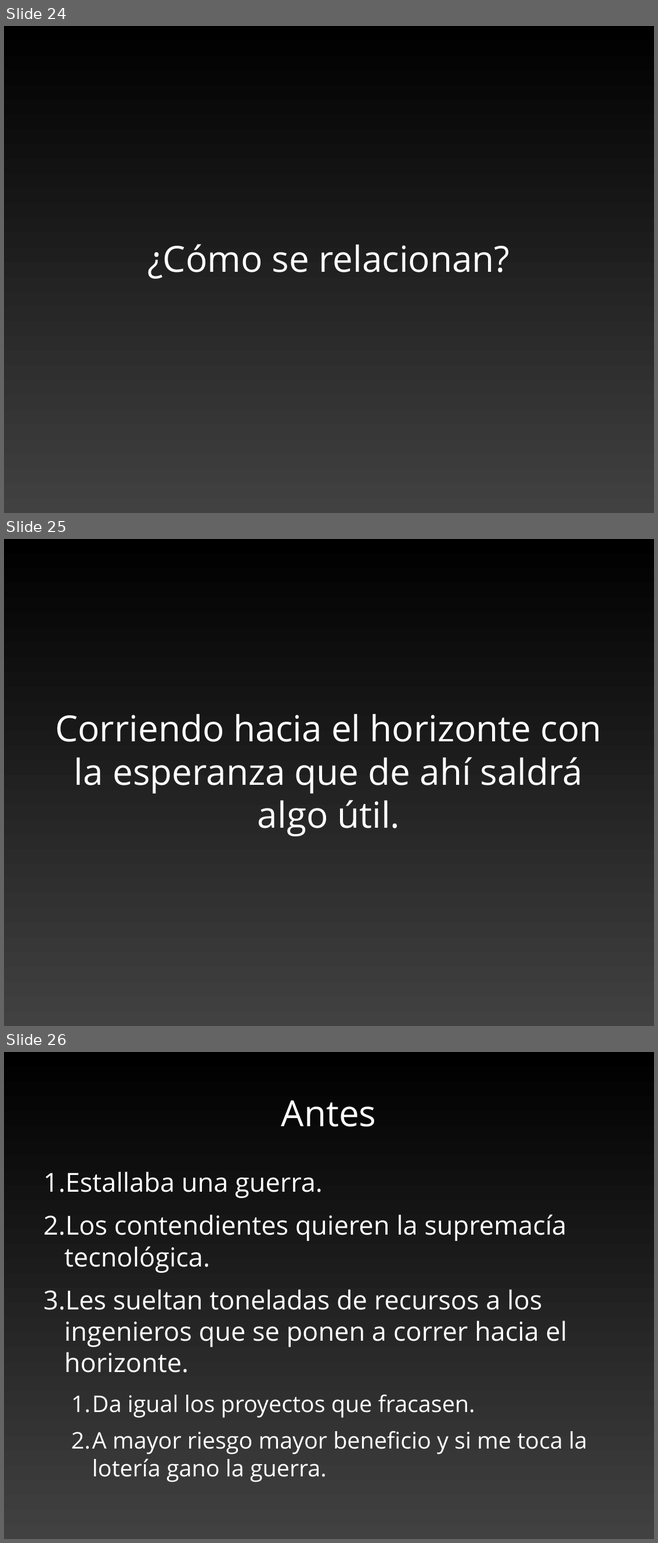
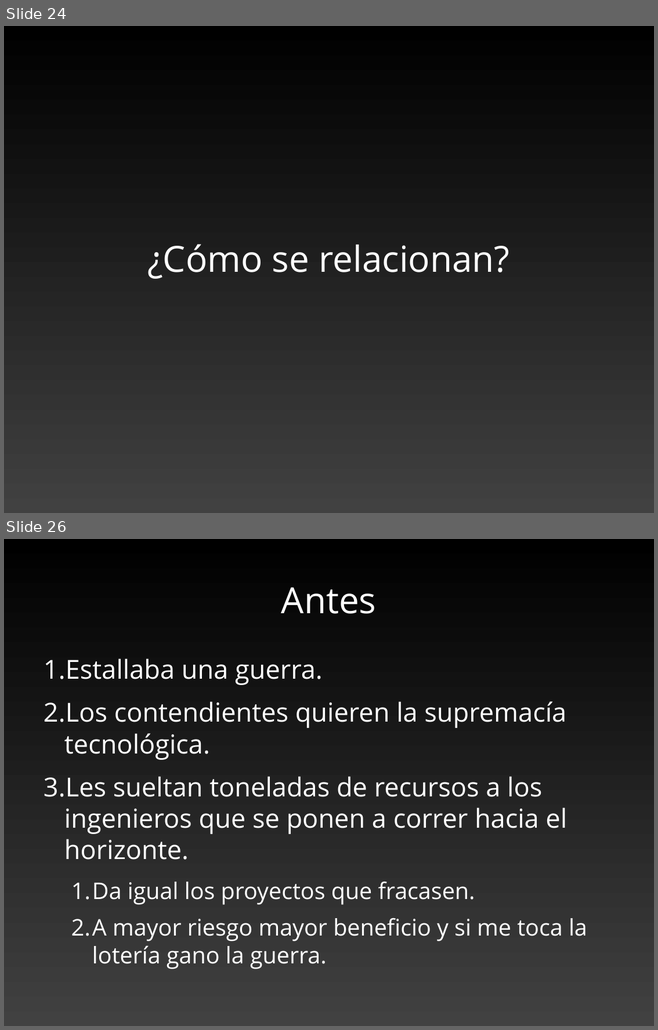
Before and after one commit to guillemborrell/CursoScripting, a slide deck: clases/valencia_2010/valencia_global.odp. Shown one above the other, each under a label of ours: slides 24, 25 and 26 before the commit, slides 24 and 26 after it; the slides between them are not shown. The pictures are 658x1543 and 658x1030 pixels, drawn with LibreOffice and Linux fonts; fonts in the diff are those of the drawing. Boxes give left, top, right and bottom in pixels: in the first picture for what was removed or moved away, otherwise in the second. Text is boxed around its words. In the diff, an @@ line names an element or a change of style, - is before the commit and + after.

```diff
--- a/clases/valencia_2010/valencia_global.odp
+++ b/clases/valencia_2010/valencia_global.odp
@@ slide 25 removed at box(4, 539, 654, 1026), background gradient #000000 to #414141 @@
@@ title removed at box(55, 714, 601, 837) @@
-Corriendo hacia el horizonte con la esperanza que de ahí saldrá algo útil.
```
Also in this commit, not shown: 1 slide changed, 1 slide added, 1 other file.
